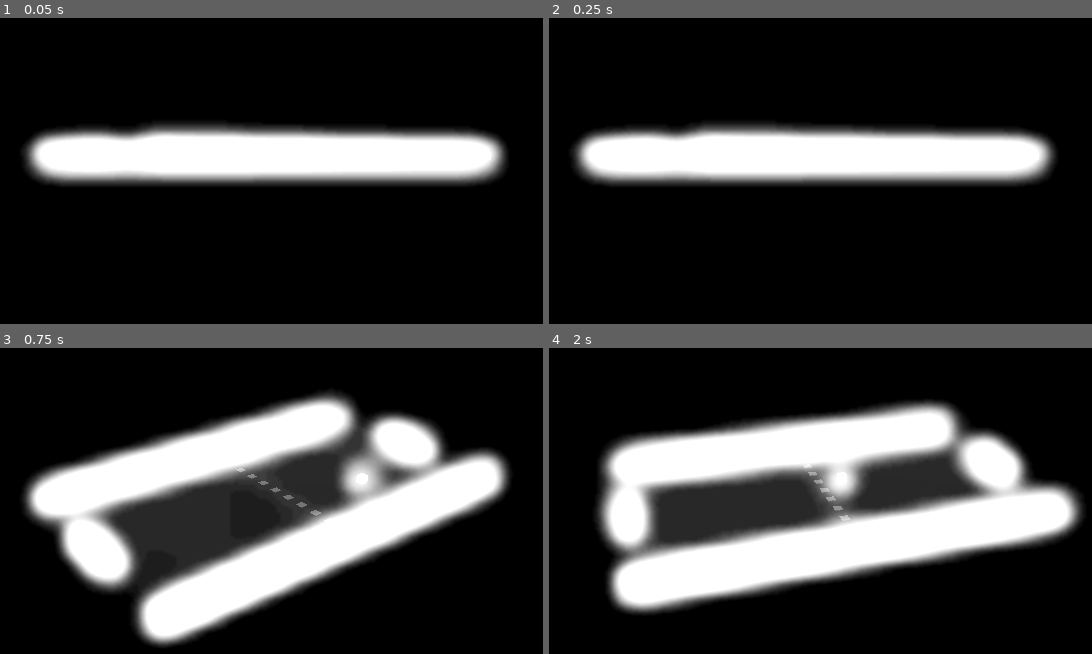
Above: before the commit, frames 1-4 (two rows, left to right).
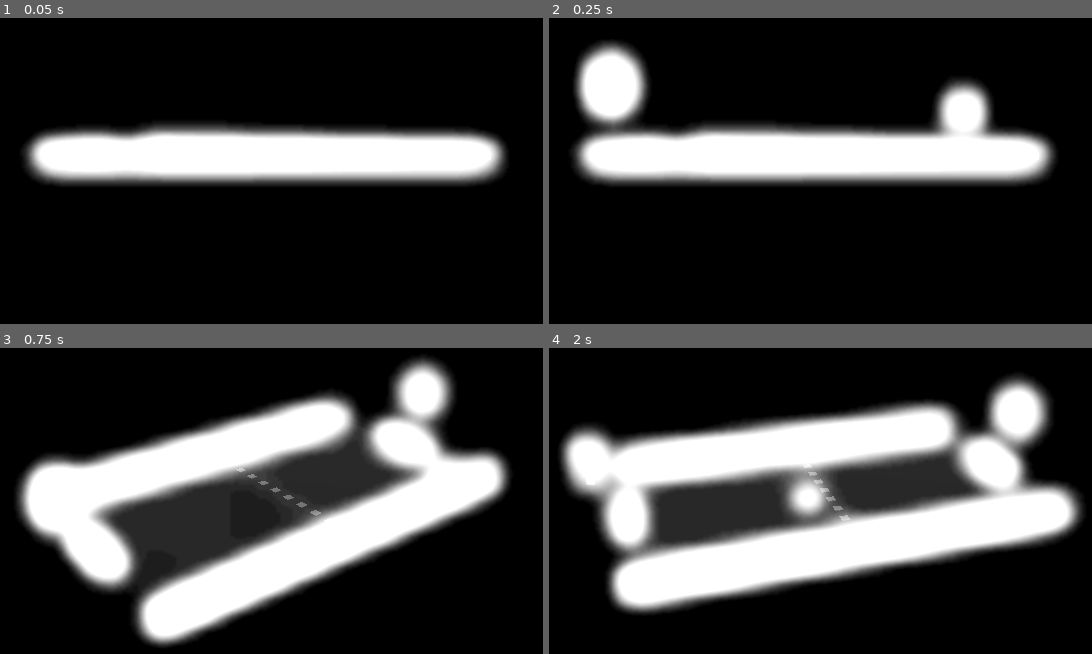
Above: after the commit, the same moments.

Repository: andersonmadeira/3d-pong-gd
Game: Godot game, scene res://scenes/game.tscn
Two runs of this game, one before a commit and one after it. Both use one fixed random seed, a clock stepped at 60 frames per second and the inputs below.
Inputs (mouse positions are in pixels of both pictures, inside the frame that each line leads up to):
- Up to frame 1 (0.05 s): no input
- Up to frame 2 (0.25 s): no input
- Up to frame 3 (0.75 s): tap Enter at 0.5 s; move the mouse to (450, 467) at 0.52 s; tap Down (camera_rotate_down) at 0.6 s; click (450, 467) at 0.67 s
- Up to frame 4 (2 s): move the mouse to (663, 513) at 1.27 s; tap Left (camera_rotate_left) at 1.35 s; click (663, 513) at 1.42 s

Frame 1 is identical in both runs. In frame 2, 5.2% of the frame differs, in the area x 4-82%, y 7-40%; in frame 3, 6.1%; in frame 4, 6.8%, in the area x 2-93%, y 8-58%.

Commit message:
Score UI

Diff:
--- a/scenes/ball.gd
+++ b/scenes/ball.gd
@@ -3,7 +3,7 @@
 
 @export var min_start_angle := 30.0
 @export var max_start_angle := 70.0
-@export var speed := 15.0
+@export var speed := 30.0
 
 @onready var debug_mesh: MeshInstance3D = $DebugMesh
 
@@ -45,3 +45,7 @@
 	# If we collided with something, bounce off
 	if collision:
 		_velocity = _velocity.bounce(collision.get_normal())
+
+func destroy() -> void:
+	print('ah!!')
+	_reset()
--- a/scenes/game.tscn
+++ b/scenes/game.tscn
@@ -6,7 +6,6 @@
 [ext_resource type="Script" path="res://scenes/ball.gd" id="2_8mrv3"]
 [ext_resource type="Material" uid="uid://dqyrnk2rssj8" path="res://materials/white_material.tres" id="2_ed052"]
 [ext_resource type="Material" uid="uid://4oeq23eefftj" path="res://scenes/gray_material.tres" id="3_8xjim"]
-[ext_resource type="PackedScene" uid="uid://blo0h8pymkyiw" path="res://scenes/score_area.tscn" id="6_jmqs8"]
 
 [sub_resource type="Sky" id="Sky_lpvbp"]
 
@@ -88,10 +87,16 @@
 move_up_action = "p1_move_up"
 move_down_action = "p1_move_down"
 
+[node name="ScoreArea" parent="Level/Paddle1" index="2"]
+transform = Transform3D(1, 0, 0, 0, 1, 0, 0, 0, 1, 0, 0.5, -25.5)
+
 [node name="Paddle2" parent="Level" instance=ExtResource("1_4guxq")]
-transform = Transform3D(1, 0, 0, 0, 1, 0, 0, 0, 1, 0, 0.5, -23.5)
+transform = Transform3D(-1, 0, -8.74228e-08, 0, 1, 0, 8.74228e-08, 0, -1, 0, 0.5, -23.5)
 move_up_action = "p2_move_up"
 move_down_action = "p2_move_down"
+
+[node name="ScoreArea" parent="Level/Paddle2" index="2"]
+transform = Transform3D(1, 0, 0, 0, 1, 0, 0, 0, 1, 0, 0.5, 25.5)
 
 [node name="Wall1" type="CSGBox3D" parent="Level"]
 transform = Transform3D(1, 0, 0, 0, 1, 0, 0, 0, 1, -14, 0.5, 0)
@@ -176,11 +181,5 @@
 skeleton = NodePath("../..")
 surface_material_override/0 = ExtResource("3_8xjim")
 
-[node name="ScoreArea" parent="Level" instance=ExtResource("6_jmqs8")]
-transform = Transform3D(1, 0, 0, 0, 1, 0, 0, 0, 1, 0, 0, 25)
-
-[node name="ScoreArea2" parent="Level" instance=ExtResource("6_jmqs8")]
-transform = Transform3D(1, 0, 0, 0, 1, 0, 0, 0, 1, 0, 0, -25)
-
-[connection signal="body_entered" from="Level/ScoreArea" to="." method="_on_score_area_body_entered"]
-[connection signal="body_entered" from="Level/ScoreArea2" to="." method="_on_score_area_body_entered"]
+[editable path="Level/Paddle1"]
+[editable path="Level/Paddle2"]
--- a/scenes/paddle.tscn
+++ b/scenes/paddle.tscn
@@ -1,13 +1,19 @@
-[gd_scene load_steps=5 format=3 uid="uid://ddxfgti0l485o"]
+[gd_scene load_steps=8 format=3 uid="uid://ddxfgti0l485o"]
 
 [ext_resource type="Material" uid="uid://dqyrnk2rssj8" path="res://materials/white_material.tres" id="1_mo886"]
 [ext_resource type="Script" path="res://scripts/paddle.gd" id="1_pj2fk"]
+[ext_resource type="PackedScene" uid="uid://blo0h8pymkyiw" path="res://scenes/score_area.tscn" id="3_8tr76"]
 
 [sub_resource type="BoxShape3D" id="BoxShape3D_7m0m4"]
 size = Vector3(8, 1, 1)
 
 [sub_resource type="BoxMesh" id="BoxMesh_b46pc"]
 size = Vector3(8, 1, 1)
+
+[sub_resource type="ViewportTexture" id="ViewportTexture_vns2k"]
+viewport_path = NodePath("ScoreUI/SubViewport")
+
+[sub_resource type="World3D" id="World3D_hpj52"]
 
 [node name="Paddle" type="CharacterBody3D"]
 transform = Transform3D(1, 0, 0, 0, 1, 0, 0, 0, 1, 0, 0.5, 0)
@@ -19,3 +25,43 @@
 [node name="MeshInstance3D" type="MeshInstance3D" parent="."]
 mesh = SubResource("BoxMesh_b46pc")
 surface_material_override/0 = ExtResource("1_mo886")
+
+[node name="ScoreArea" parent="." instance=ExtResource("3_8tr76")]
+transform = Transform3D(1, 0, 0, 0, 1, 0, 0, 0, 1, 0, 0.5, 2)
+top_level = true
+
+[node name="ScoreUI" type="Sprite3D" parent="."]
+transform = Transform3D(1, 0, 0, 0, 1, 0, 0, 0, 1, 0, 7.5, 0)
+top_level = true
+billboard = 1
+texture = SubResource("ViewportTexture_vns2k")
+
+[node name="SubViewport" type="SubViewport" parent="ScoreUI"]
+world_3d = SubResource("World3D_hpj52")
+transparent_bg = true
+size = Vector2i(700, 500)
+
+[node name="Control" type="Control" parent="ScoreUI/SubViewport"]
+layout_mode = 3
+anchors_preset = 15
+anchor_right = 1.0
+anchor_bottom = 1.0
+grow_horizontal = 2
+grow_vertical = 2
+
+[node name="Label" type="Label" parent="ScoreUI/SubViewport/Control"]
+layout_mode = 1
+anchors_preset = 15
+anchor_right = 1.0
+anchor_bottom = 1.0
+grow_horizontal = 2
+grow_vertical = 2
+theme_override_colors/font_outline_color = Color(0.226707, 0.226707, 0.226707, 1)
+theme_override_constants/outline_size = 50
+theme_override_constants/shadow_outline_size = 50
+theme_override_font_sizes/font_size = 600
+text = "0"
+horizontal_alignment = 1
+vertical_alignment = 1
+
+[connection signal="body_entered" from="ScoreArea" to="." method="_on_score_area_body_entered"]
--- a/scripts/paddle.gd
+++ b/scripts/paddle.gd
@@ -1,11 +1,17 @@
 extends CharacterBody3D
 class_name Paddle
 
+@onready var score_ui: Sprite3D = $ScoreUI
+@onready var score_label: Label = $ScoreUI/SubViewport/Control/Label
+
 @export var move_up_action: String = ''
 @export var move_down_action: String = ''
-@export var speed := 15.0
+@export var speed := 20.0
 
 var direction := 0
+
+func _ready() -> void:
+	score_ui.global_position += Vector3(global_position.x, 0, global_position.z) + 3 * transform.basis.z
 
 func _physics_process(_delta: float) -> void:
 	var dir = get_movement_direction()
@@ -27,3 +33,8 @@
 		return 1
 
 	return 0
+
+func _on_score_area_body_entered(body: Node3D) -> void:
+	if body is Ball:
+		score_label.text = str(int(score_label.text) + 1)
+		body.destroy()
Not shown: 1 places in scenes/game.tscn that only renumber resources
